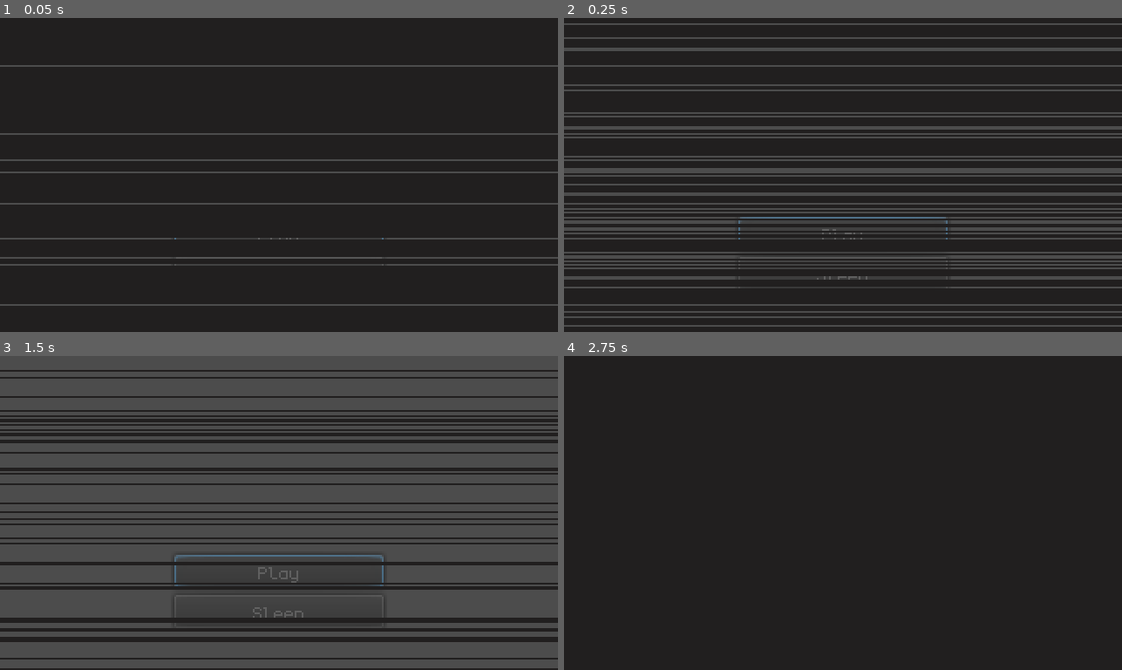
Above: before the commit, frames 1-4 (two rows, left to right).
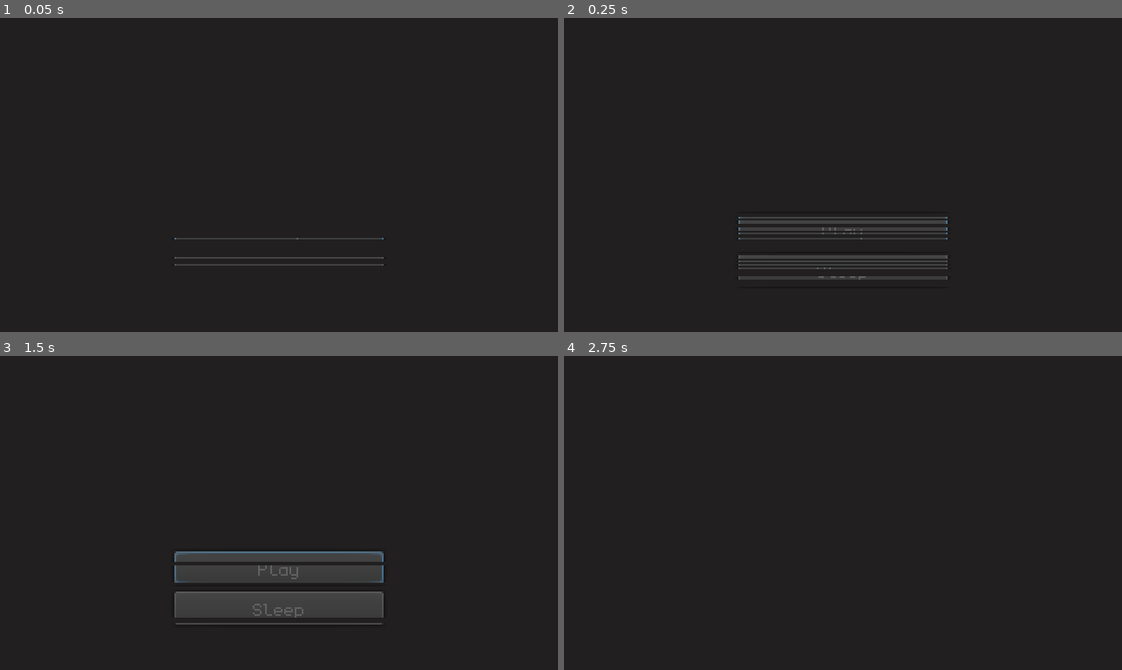
Above: after the commit, the same moments.

Repository: Kapendev/monologos
Game: Godot game, scene res://src/Main.tscn
The game is run twice, just before and just after one commit, with the same random seed, the same clock (stepped at 60 frames per second) and the same inputs.
Inputs:
- Up to frame 1 (0.05 s): no input
- Up to frame 2 (0.25 s): no input
- Up to frame 3 (1.5 s): click "Play" at 1.25 s
- Up to frame 4 (2.75 s): no input

The runs differ from the first frame. In frame 1, 4.4% of the frame differs, in the area x 0-100%, y 15-92%; in frame 2, 22%; in frame 3, 72%, in the area x 0-100%, y 0-100%; in frame 4, nothing differs.

Commit message:
linescreen has no fixed size now

Diff:
--- a/project.godot
+++ b/project.godot
@@ -44,4 +44,5 @@
 quality/driver/driver_name="GLES2"
 vram_compression/import_etc=true
 vram_compression/import_etc2=false
+environment/default_clear_color=Color( 0.13, 0.12, 0.12, 1 )
 environment/default_environment="res://default_env.tres"
--- a/src/Global.gd
+++ b/src/Global.gd
@@ -1,5 +1,5 @@
 extends Node
 
-func _process(_delta):
+func _process(_delta) -> void:
 	if Input.is_action_just_pressed("ui_cancel"):
 		get_tree().reload_current_scene()
--- a/src/ui/LineScreen.gd
+++ b/src/ui/LineScreen.gd
@@ -1,3 +1,4 @@
+tool
 extends Control
 
 signal show_ended
@@ -11,6 +12,8 @@
 
 const lib := preload("res://src/Lib.gd")
 
+export var width := 320 setget set_width
+export var height := 180 setget set_height
 export var hide_speed := 3
 export var show_speed := 3
 var mode: int = Mode.IDLE
@@ -18,7 +21,10 @@
 var removed_points := []
 
 func _ready() -> void:
-	create_points()
+	if Engine.editor_hint:
+		set_process(false)
+	else:
+		create_points()
 
 func _process(_delta) -> void:
 	match mode:
@@ -38,8 +44,11 @@
 				emit_signal("hide_ended")
 
 func _draw() -> void:
-	for point in points:
-		draw_h_line(point)
+	if Engine.editor_hint:
+		draw_rect(Rect2(0, 0, width, height), Color(1, 1, 1, 0.2))
+	else:
+		for point in points:
+			draw_h_line(point)
 
 func draw_h_line(point: Vector2) -> void:
 	"""Draws a horizontal line from the origin."""
@@ -50,9 +59,8 @@
 	)
 
 func create_points() -> void:
-	var size = get_viewport().size
-	for i in range(size.y):
-		points.append(Vector2(size.x, i))
+	for i in range(height):
+		points.append(Vector2(width, i))
 
 func remove_points(n: int) -> void:
 	for _i in range(n):
@@ -78,3 +86,13 @@
 func go_hide_mode() -> void:
 	show()
 	mode = Mode.HIDE
+
+func set_width(new: int) -> void:
+	width = new
+	rect_size.x = width
+	update()
+
+func set_height(new: int) -> void:
+	height = new
+	rect_size.y = height
+	update()
--- a/src/ui/LineScreen.tscn
+++ b/src/ui/LineScreen.tscn
@@ -5,4 +5,6 @@
 [node name="LineScreen" type="Control"]
 anchor_right = 1.0
 anchor_bottom = 1.0
+margin_right = 320.0
+margin_bottom = 180.0
 script = ExtResource( 1 )
--- a/src/ui/Map.gd
+++ b/src/ui/Map.gd
@@ -1,5 +1,11 @@
 tool
-extends Node2D
+extends Control
+
+enum Mode {
+	IDLE,
+	SHOW,
+	HIDE,
+}
 
 const lib := preload("res://src/Lib.gd")
 const CELL_SIZE := Vector2(16, 16)
@@ -22,17 +28,21 @@
 
 func draw_h_line(x: int, y: int) -> void:
 	"""Draws a horizontal line from the origin."""
+	var x_offset := -CELL_SIZE.x * width / 2.0
+	var y_offset := -CELL_SIZE.y * height / 2.0
 	draw_line(
-		Vector2(0, CELL_SIZE.y * y),
-		Vector2(CELL_SIZE.x * x, CELL_SIZE.y * y),
+		Vector2(x_offset, y_offset + CELL_SIZE.y * y),
+		Vector2(x_offset + CELL_SIZE.x * x, y_offset + CELL_SIZE.y * y),
 		lib.GREY
 	)
 
 func draw_v_line(x: int, y: int) -> void:
 	"""Draws a vertical line from the origin."""
+	var x_offset := -CELL_SIZE.x * width / 2.0
+	var y_offset := -CELL_SIZE.y * height / 2.0
 	draw_line(
-		Vector2(CELL_SIZE.x * x + 1, 0),
-		Vector2(CELL_SIZE.x * x + 1, CELL_SIZE.y * y + 1),
+		Vector2(x_offset + CELL_SIZE.x * x + 1, y_offset),
+		Vector2(x_offset + CELL_SIZE.x * x + 1, y_offset + CELL_SIZE.y * y + 1),
 		lib.PURPLE
 )
 
--- a/src/ui/Map.tscn
+++ b/src/ui/Map.tscn
@@ -2,5 +2,9 @@
 
 [ext_resource path="res://src/ui/Map.gd" type="Script" id=1]
 
-[node name="Map" type="Node2D"]
+[node name="Map" type="Control"]
+anchor_left = 0.5
+anchor_top = 0.5
+anchor_right = 0.5
+anchor_bottom = 0.5
 script = ExtResource( 1 )
--- a/src/ui/StartMenu.tscn
+++ b/src/ui/StartMenu.tscn
@@ -10,11 +10,14 @@
 script = ExtResource( 1 )
 
 [node name="VBoxContainer" type="VBoxContainer" parent="."]
-anchor_right = 1.0
-anchor_bottom = 1.0
-margin_left = 100.0
-margin_top = 90.0
-margin_right = -100.0
+anchor_left = 0.5
+anchor_top = 0.5
+anchor_right = 0.5
+anchor_bottom = 0.5
+margin_left = -60.0
+margin_top = -2.0
+margin_right = 60.0
+margin_bottom = 88.0
 alignment = 1
 
 [node name="Start" type="Button" parent="VBoxContainer"]
@@ -34,3 +37,11 @@
 text = "Sleep"
 
 [node name="LineScreen" parent="." instance=ExtResource( 3 )]
+anchor_left = 0.5
+anchor_top = 0.5
+anchor_right = 0.5
+anchor_bottom = 0.5
+margin_left = -160.0
+margin_top = -90.0
+margin_right = 160.0
+margin_bottom = 90.0
